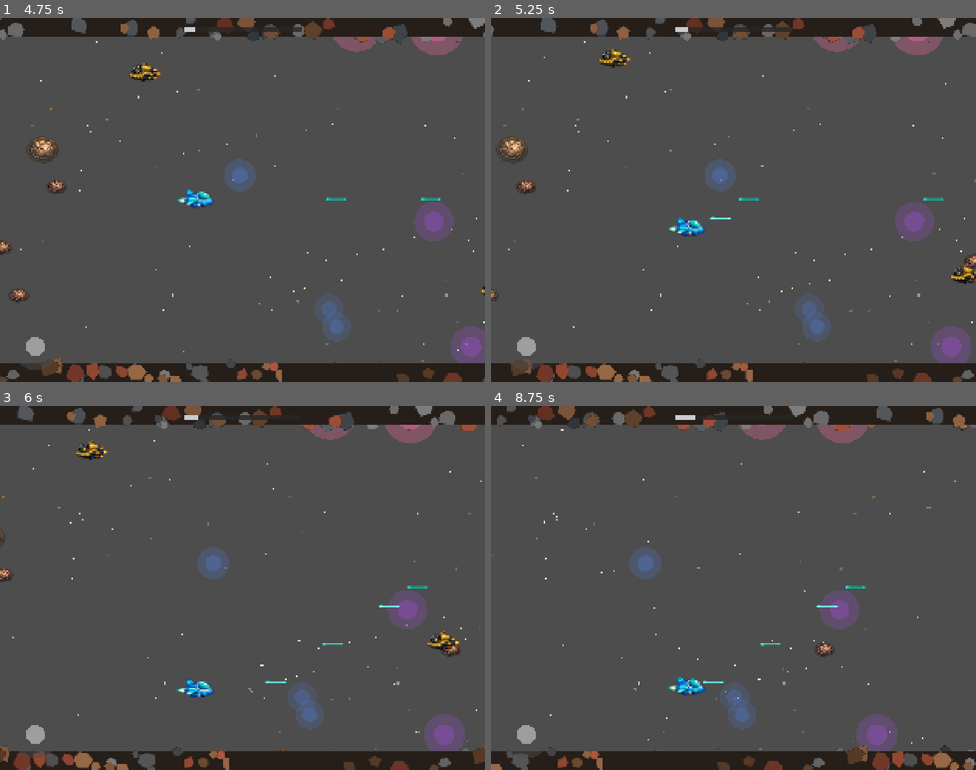
Above: before the commit, frames 1-4 (two rows, left to right).
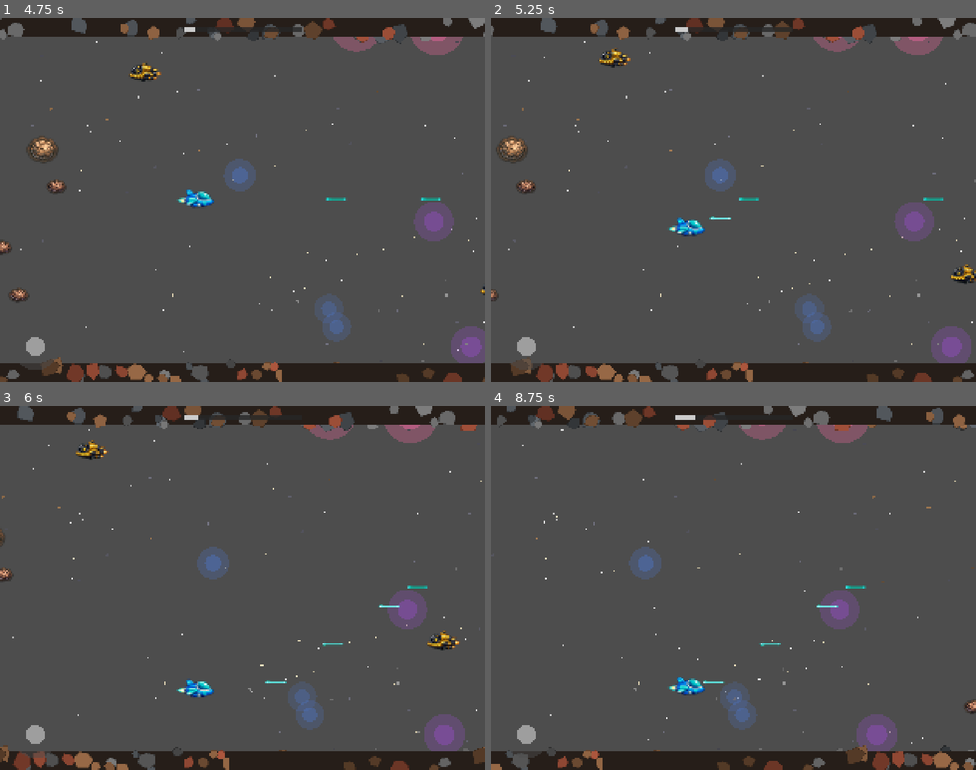
Above: after the commit, the same moments.

Repository: mattzollinhofer/space_scroller
Game: Godot game, scene res://scenes/main.tscn
Same seed, same stepped clock (60 frames per second), same inputs: the game is played once before the commit and once after it.
Inputs (mouse positions are in pixels of both pictures, inside the frame that each line leads up to):
- Up to frame 1 (4.75 s): move the mouse to (349, 181) at 0.52 s; hold D (move_right) 0.53-1.25 s; hold Space (shoot) 0.53-1.25 s; click (349, 181) at 0.67 s; drag from (145, 218) to (194, 149) at 1.27 s; move the mouse to (291, 119) at 2.02 s; hold D (move_right) 2.03-2.75 s; hold Space (shoot) 2.03-2.75 s; drag from (218, 272) to (101, 294) at 2.77 s; move the mouse to (388, 254) at 3.52 s; hold A (move_left) 3.53-4.25 s; hold Space (shoot) 3.53-4.25 s; drag from (97, 145) to (164, 87) at 4.27 s
- Up to frame 2 (5.25 s): move the mouse to (757, 200) at 5.02 s; hold S (move_down) from 5.03 s (still down); hold Space (shoot) from 5.03 s (still down); click (757, 200) at 5.17 s
- Up to frame 3 (6 s): release S (move_down) at 5.75 s; release Space (shoot) at 5.75 s; drag from (169, 497) to (451, 649) at 5.77 s
- Up to frame 4 (8.75 s): move the mouse to (840, 569) at 6.52 s; hold W (move_up) 6.53-7.25 s; hold Space (shoot) 6.53-7.25 s; drag from (636, 606) to (772, 631) at 7.27 s; move the mouse to (782, 507) at 8.02 s; hold S (move_down) from 8.03 s (still down); hold Space (shoot) from 8.03 s (still down)

Frame 1 is identical in both runs. In frame 2, less than 0.1% of the frame differs, in the area x 97-100%, y 65-69%; in frame 3, less than 0.1%; in frame 4, 0.2%, in the area x 66-100%, y 64-85%.

Commit message:
Add section-based difficulty progression
Players now experience distinct difficulty phases as they progress
through the level. Early sections have calmer gameplay with slower
obstacle spawning, while later sections ramp up the intensity.

- Extend level_1.json with 4 sections defining obstacle density
- Add set_density() method to ObstacleSpawner (low/medium/high)
- LevelManager tracks current section and emits section_changed signal
- Density automatically updates when entering new sections

🤖 Generated with [Claude Code](https://claude.com/claude-code)

Co-Authored-By: Claude Opus 4.5 <noreply@anthropic.com>

Diff:
--- a/levels/level_1.json
+++ b/levels/level_1.json
@@ -1,3 +1,29 @@
 {
-  "total_distance": 9000
+  "total_distance": 9000,
+  "sections": [
+    {
+      "name": "Opening",
+      "start_percent": 0,
+      "end_percent": 20,
+      "obstacle_density": "low"
+    },
+    {
+      "name": "Building",
+      "start_percent": 20,
+      "end_percent": 50,
+      "obstacle_density": "medium"
+    },
+    {
+      "name": "Intense",
+      "start_percent": 50,
+      "end_percent": 80,
+      "obstacle_density": "high"
+    },
+    {
+      "name": "Final Push",
+      "start_percent": 80,
+      "end_percent": 100,
+      "obstacle_density": "high"
+    }
+  ]
 }
--- a/scenes/main.tscn
+++ b/scenes/main.tscn
@@ -89,6 +89,7 @@
 script = ExtResource("16_level_manager")
 scroll_controller_path = NodePath("../ParallaxBackground")
 progress_bar_path = NodePath("../ProgressBar")
+obstacle_spawner_path = NodePath("../ObstacleSpawner")
 
 [node name="ProgressBar" parent="." instance=ExtResource("17_progress_bar")]
 
--- a/scripts/level_manager.gd
+++ b/scripts/level_manager.gd
@@ -11,6 +11,9 @@
 ## Reference to the progress bar UI
 @export var progress_bar_path: NodePath
 
+## Reference to the obstacle spawner
+@export var obstacle_spawner_path: NodePath
+
 ## Signals
 signal section_changed(section_index: int)
 signal level_completed()
@@ -21,11 +24,20 @@
 ## Total distance of the level in pixels
 var _total_distance: float = 9000.0
 
+## Sections array from level data
+var _sections: Array = []
+
+## Current section index
+var _current_section: int = -1
+
 ## Reference to scroll controller
 var _scroll_controller: Node = null
 
 ## Reference to progress bar
 var _progress_bar: Node = null
+
+## Reference to obstacle spawner
+var _obstacle_spawner: Node = null
 
 ## Current progress (0.0 to 1.0)
 var _current_progress: float = 0.0
@@ -34,6 +46,8 @@
 func _ready() -> void:
 	_load_level_data()
 	_setup_references()
+	# Set initial section density
+	_check_section_change()
 
 
 func _load_level_data() -> void:
@@ -53,6 +67,7 @@
 
 	_level_data = json.data
 	_total_distance = _level_data.get("total_distance", 9000.0)
+	_sections = _level_data.get("sections", [])
 
 
 func _setup_references() -> void:
@@ -72,9 +87,18 @@
 	if not _progress_bar:
 		_progress_bar = get_tree().root.get_node_or_null("Main/ProgressBar")
 
+	# Get obstacle spawner reference
+	if not obstacle_spawner_path.is_empty():
+		_obstacle_spawner = get_node_or_null(obstacle_spawner_path)
+
+	# Try to find obstacle spawner automatically if not set
+	if not _obstacle_spawner:
+		_obstacle_spawner = get_tree().root.get_node_or_null("Main/ObstacleSpawner")
+
 
 func _process(_delta: float) -> void:
 	_update_progress()
+	_check_section_change()
 
 
 func _update_progress() -> void:
@@ -90,6 +114,48 @@
 		_progress_bar.set_progress(_current_progress)
 
 
+func _check_section_change() -> void:
+	if _sections.is_empty():
+		return
+
+	var progress_percent = _current_progress * 100.0
+	var new_section = _current_section
+
+	# Find which section we're in based on progress percentage
+	for i in range(_sections.size()):
+		var section = _sections[i]
+		var start = section.get("start_percent", 0)
+		var end = section.get("end_percent", 100)
+
+		if progress_percent >= start and progress_percent < end:
+			new_section = i
+			break
+
+	# If we've reached 100%, we're in the last section
+	if progress_percent >= 100.0:
+		new_section = _sections.size() - 1
+
+	# Check if section changed
+	if new_section != _current_section:
+		_current_section = new_section
+		_on_section_changed(_current_section)
+
+
+func _on_section_changed(section_index: int) -> void:
+	if section_index < 0 or section_index >= _sections.size():
+		return
+
+	var section = _sections[section_index]
+	var density = section.get("obstacle_density", "medium")
+
+	# Update obstacle spawner density
+	if _obstacle_spawner and _obstacle_spawner.has_method("set_density"):
+		_obstacle_spawner.set_density(density)
+
+	# Emit signal for other systems
+	section_changed.emit(section_index)
+
+
 ## Get current progress as a percentage (0.0 to 1.0)
 func get_progress() -> float:
 	return _current_progress
@@ -98,3 +164,15 @@
 ## Get total distance of the level
 func get_total_distance() -> float:
 	return _total_distance
+
+
+## Get current section index
+func get_current_section() -> int:
+	return _current_section
+
+
+## Get section data by index
+func get_section(index: int) -> Dictionary:
+	if index >= 0 and index < _sections.size():
+		return _sections[index]
+	return {}
--- a/scripts/obstacles/obstacle_spawner.gd
+++ b/scripts/obstacles/obstacle_spawner.gd
@@ -17,6 +17,13 @@
 ## Playable Y range (between asteroid belt boundaries)
 const PLAYABLE_Y_MIN: float = 80.0 + 60.0  # Top boundary + margin for asteroid size
 const PLAYABLE_Y_MAX: float = 1456.0 - 60.0  # Bottom boundary - margin for asteroid size
+
+## Density level spawn rates
+const DENSITY_RATES: Dictionary = {
+	"low": { "min": 6.0, "max": 9.0 },
+	"medium": { "min": 4.0, "max": 7.0 },
+	"high": { "min": 2.0, "max": 4.0 }
+}
 
 ## Viewport dimensions
 var _viewport_width: float = 2048.0
@@ -121,6 +128,34 @@
 		_active_asteroids.remove_at(idx)
 
 
+## Set the obstacle spawn density level
+## @param level: "low", "medium", or "high"
+func set_density(level: String) -> void:
+	if DENSITY_RATES.has(level):
+		var rates = DENSITY_RATES[level]
+		spawn_rate_min = rates["min"]
+		spawn_rate_max = rates["max"]
+		# Reset next spawn time to use new rates
+		_next_spawn_time = _rng.randf_range(spawn_rate_min, spawn_rate_max)
+	else:
+		push_warning("Unknown density level: %s" % level)
+
+
 ## Get count of active asteroids (for debugging/testing)
 func get_active_count() -> int:
 	return _active_asteroids.size()
+
+
+## Clear all active asteroids (used for checkpoint respawn)
+func clear_all() -> void:
+	for asteroid in _active_asteroids.duplicate():
+		if is_instance_valid(asteroid):
+			asteroid.queue_free()
+	_active_asteroids.clear()
+
+
+## Reset spawner state (used for checkpoint respawn)
+func reset() -> void:
+	_game_over = false
+	_spawn_timer = 0.0
+	_next_spawn_time = _rng.randf_range(spawn_rate_min, spawn_rate_max)
--- /dev/null
+++ b/tests/test_section_density.gd
@@ -0,0 +1,117 @@
+extends Node2D
+## Integration test: Obstacle density changes when section changes
+## Run this scene to verify section-based difficulty progression works.
+
+var _test_passed: bool = false
+var _test_failed: bool = false
+var _failure_reason: String = ""
+var _test_timeout: float = 15.0  # Longer timeout for section transition
+var _timer: float = 0.0
+
+var level_manager: Node = null
+var obstacle_spawner: Node = null
+var scroll_controller: Node = null
+var _initial_section: int = -1
+var _section_change_count: int = 0
+var _initial_spawn_rate_min: float = -1.0
+var _spawn_rate_after_section_1: float = -1.0
+
+
+func _ready() -> void:
+	print("=== Test: Section-Based Obstacle Density ===")
+
+	# Load and setup main scene to get all components
+	var main_scene = load("res://scenes/main.tscn")
+	if not main_scene:
+		_fail("Could not load main scene")
+		return
+
+	var main = main_scene.instantiate()
+	add_child(main)
+
+	# Find the level manager
+	level_manager = main.get_node_or_null("LevelManager")
+	if not level_manager:
+		_fail("LevelManager node not found in main scene")
+		return
+
+	# Check for section_changed signal
+	if not level_manager.has_signal("section_changed"):
+		_fail("LevelManager does not have 'section_changed' signal")
+		return
+
+	# Connect to section_changed signal
+	level_manager.section_changed.connect(_on_section_changed)
+
+	# Find the obstacle spawner
+	obstacle_spawner = main.get_node_or_null("ObstacleSpawner")
+	if not obstacle_spawner:
+		_fail("ObstacleSpawner node not found in main scene")
+		return
+
+	# Check for set_density method
+	if not obstacle_spawner.has_method("set_density"):
+		_fail("ObstacleSpawner does not have 'set_density' method")
+		return
+
+	# Find scroll controller and speed it up for testing
+	scroll_controller = main.get_node_or_null("ParallaxBackground")
+	if scroll_controller:
+		# Speed up scroll to reach section 1 faster (20% = 1800px at 1800px/s = 1 second)
+		scroll_controller.scroll_speed = 1800.0
+		print("Speeding up scroll for test: 1800 px/s")
+
+	# Store initial spawn rate (should be "low" = 6.0 for section 0)
+	_initial_spawn_rate_min = obstacle_spawner.spawn_rate_min
+	print("Initial spawn_rate_min: %s" % _initial_spawn_rate_min)
+
+	print("Test setup complete. Waiting for section change to section 1...")
+
+
+func _on_section_changed(section_index: int) -> void:
+	print("Section changed to: %s" % section_index)
+	_section_change_count += 1
+
+	if _initial_section < 0:
+		_initial_section = section_index
+		_initial_spawn_rate_min = obstacle_spawner.spawn_rate_min
+		print("Initial section %s, spawn_rate_min: %s" % [section_index, _initial_spawn_rate_min])
+	elif section_index > _initial_section:
+		# We've moved to a new section, check density change
+		_spawn_rate_after_section_1 = obstacle_spawner.spawn_rate_min
+		print("Section %s, spawn_rate_min: %s" % [section_index, _spawn_rate_after_section_1])
+
+		if _spawn_rate_after_section_1 != _initial_spawn_rate_min:
+			print("Density changed from %s to %s" % [_initial_spawn_rate_min, _spawn_rate_after_section_1])
+			_pass()
+		else:
+			_fail("Section changed but spawn_rate_min did not change (still %s)" % _spawn_rate_after_section_1)
+
+
+func _process(delta: float) -> void:
+	if _test_passed or _test_failed:
+		return
+
+	_timer += delta
+
+	# Check for timeout
+	if _timer >= _test_timeout:
+		_fail("Test timed out - no section density change within %s seconds (changes: %s)" % [_test_timeout, _section_change_count])
+		return
+
+
+func _pass() -> void:
+	_test_passed = true
+	print("=== TEST PASSED ===")
+	print("Obstacle density changes when section changes.")
+	await get_tree().create_timer(0.5).timeout
+	get_tree().quit(0)
+
+
+func _fail(reason: String) -> void:
+	_test_failed = true
+	_failure_reason = reason
+	print("=== TEST FAILED ===")
+	print("Reason: %s" % reason)
+	await get_tree().create_timer(0.5).timeout
+	get_tree().quit(1)
--- /dev/null
+++ b/tests/test_section_density.tscn
@@ -0,0 +1,6 @@
+[gd_scene load_steps=2 format=3]
+
+[ext_resource type="Script" path="res://tests/test_section_density.gd" id="1_test"]
+
+[node name="TestSectionDensity" type="Node2D"]
+script = ExtResource("1_test")
Not shown, changed: agent-os/specs/2025-12-30-6-level-structure/tasks.md
